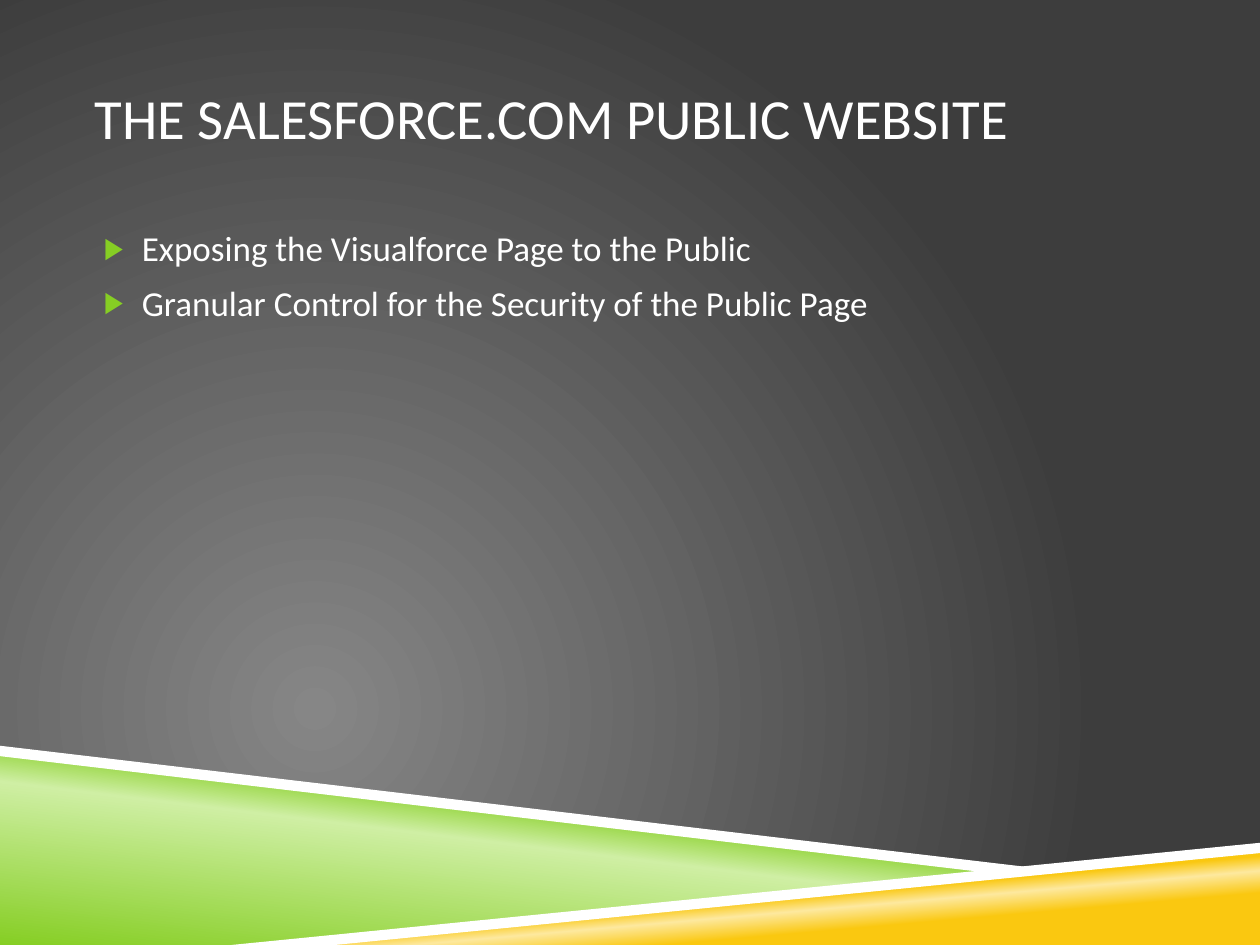
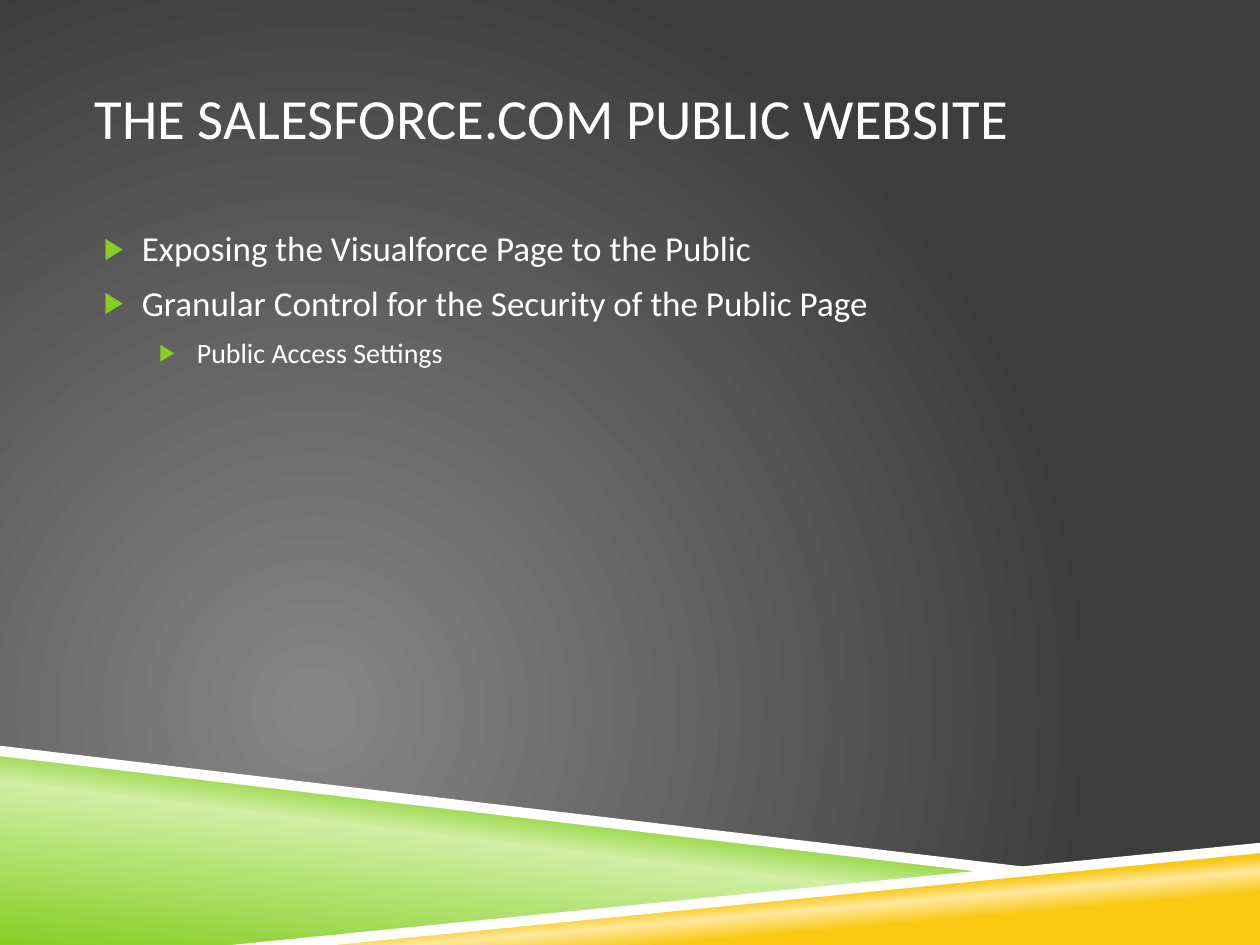
Before and after one commit to kalho13/GRUG_Presentation, a slide deck: slide 9 of SF_UserGroup_Presentation_Theme5.pptx. Drawn at 1260x945 pixels with LibreOffice and Linux fonts; fonts in the diff are those of the drawing; background and template pictures are left out. Boxes give left, top, right and bottom in pixels: in the first picture for what was removed or moved away, otherwise in the second. Text is boxed around its words. In the diff, an @@ line names an element or a change of style, - is before the commit and + after.

```diff
--- a/SF_UserGroup_Presentation_Theme5.pptx
+++ b/SF_UserGroup_Presentation_Theme5.pptx
@@ text at (197, 343, 442, 368): paragraph added @@
+  ▶ Public Access Settings
```
Also in this commit, not shown: 1 other slide changed.
